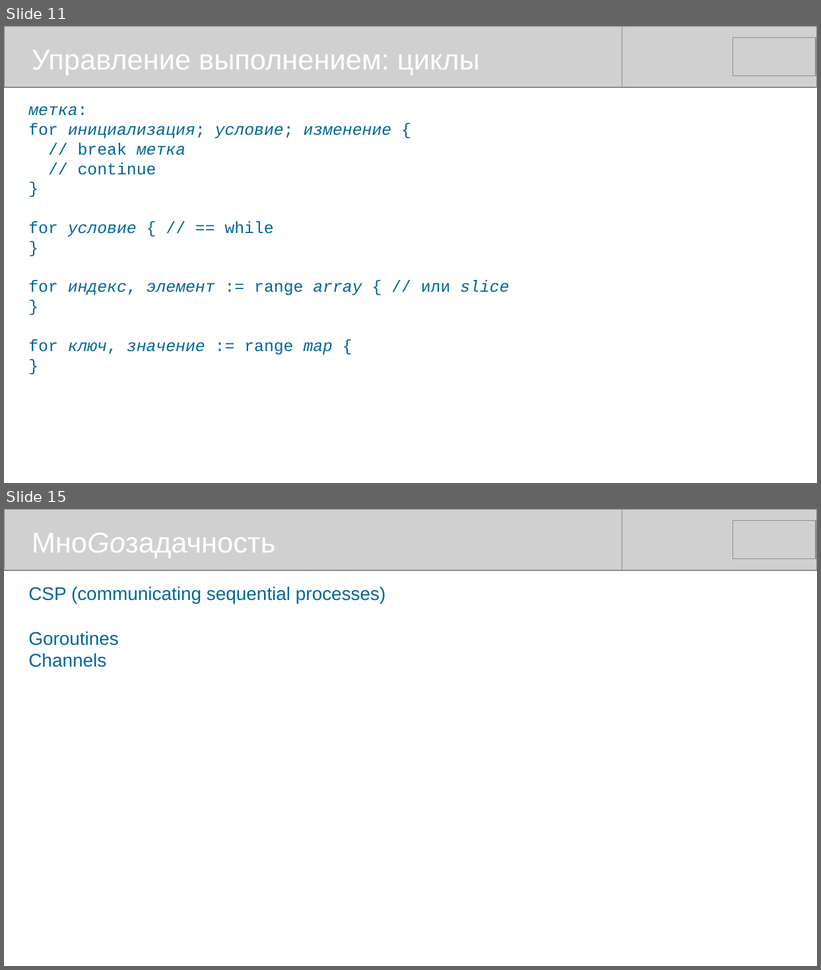
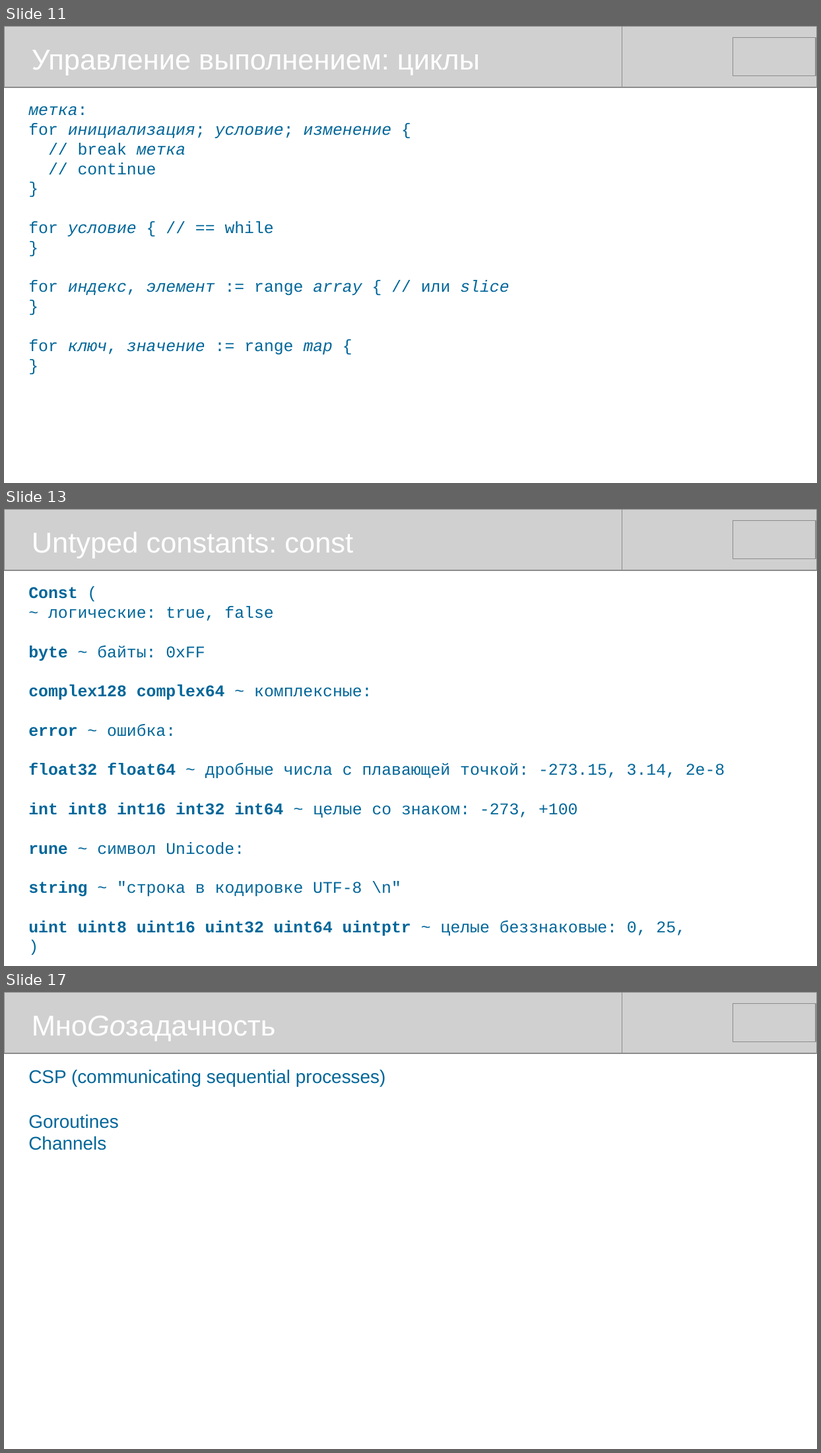
Before and after one commit to mike-shock/Go_language, a slide deck: Go_Intro.odp. Shown one above the other, each under a label of ours: slides 11 and 15 before the commit, slides 11, 13 and 17 after it; the slides between them are not shown. The pictures are 821x970 and 821x1453 pixels, drawn with LibreOffice and Linux fonts; fonts in the diff are those of the drawing; grey boxes stand for pictures. Boxes give left, top, right and bottom in pixels: in the first picture for what was removed or moved away, otherwise in the second. Text is boxed around its words. In the diff, an @@ line names an element or a change of style, - is before the commit and + after.

```diff
--- a/Go_Intro.odp
+++ b/Go_Intro.odp
@@ slide 13 added at <box>4,509,817,966</box>, background #FFFFFF @@
@@ picture added at <box>4,509,622,570</box> @@
@@ picture added at <box>199,509,817,570</box> @@
@@ picture added at <box>733,521,816,559</box> @@
@@ text added at <box>32,532,353,559</box>, 28 pt, text #FFFFFF @@
+Untyped constants: const
@@ text added at <box>28,587,725,936</box>, 16 pt, text #006699 @@
+Const (
+~ логические: true, false
+byte ~ байты: 0xFF
+complex128 complex64 ~ комплексные:
+error ~ ошибка:
+float32 float64 ~ дробные числа с плавающей точкой: -273.15, 3.14, 2e-8
+int int8 int16 int32 int64 ~ целые со знаком: -273, +100
+rune ~ символ Unicode:
+string ~ "строка в кодировке UTF-8 \n"
+uint uint8 uint16 uint32 uint64 uintptr ~ целые беззнаковые: 0, 25,
+)
@@ what was slide 15 is now slide 17 @@
```
Also in this commit, not shown: 8 slides changed, 1 other slide added.
